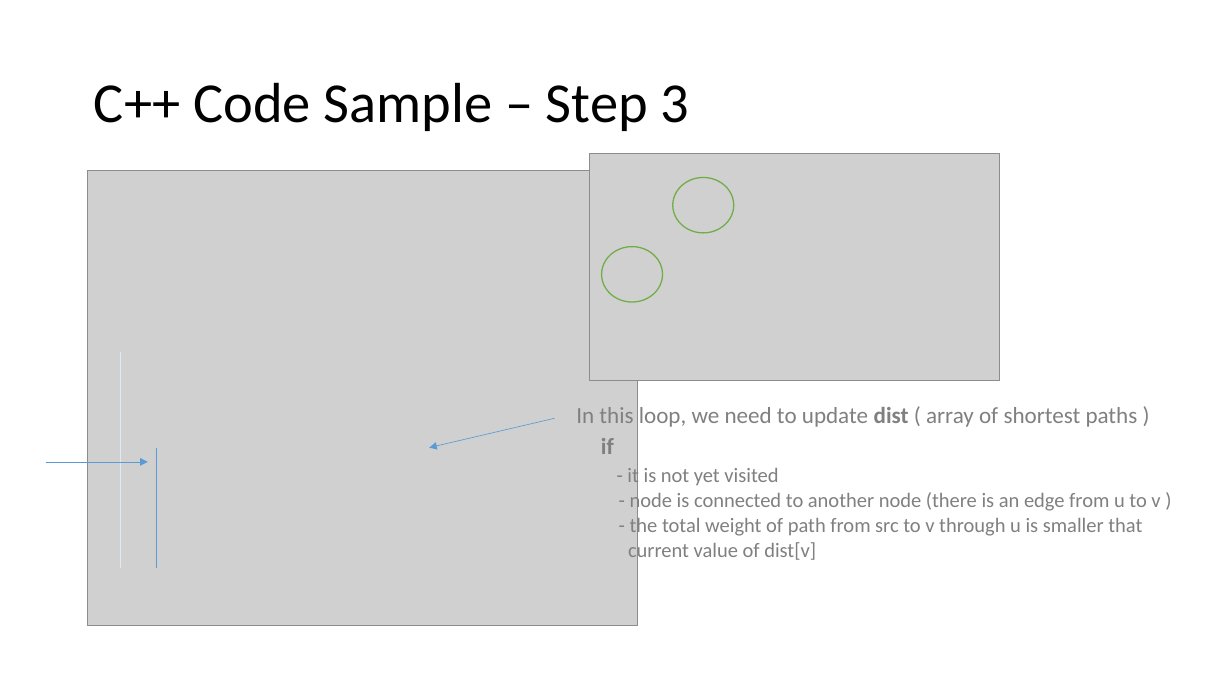
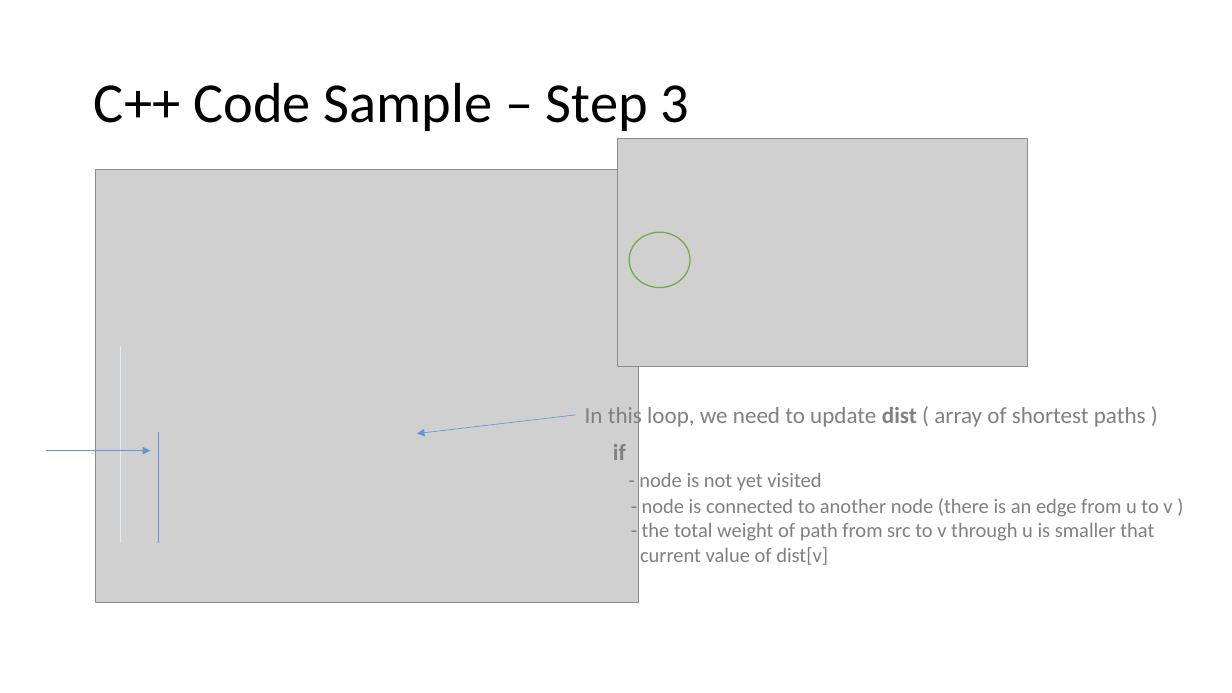
Before and after one commit to belavina/Assignment3_DSA, a slide deck: slide 19 of Assignment3_DSA.pptx (slide 14 before the commit). Drawn at 1232x693 pixels with LibreOffice and Linux fonts; fonts in the diff are those of the drawing; grey boxes stand for pictures. Boxes give left, top, right and bottom in pixels: in the first picture for what was removed or moved away, otherwise in the second. Text is boxed around its words. In the diff, an @@ line names an element or a change of style, - is before the commit and + after.

```diff
--- a/Assignment3_DSA.pptx
+++ b/Assignment3_DSA.pptx
@@ picture: place and size @@
-picture at box(590, 153, 1000, 381)
+picture at box(617, 139, 1028, 366)
@@ picture: place and size @@
-picture at box(87, 171, 637, 626)
+picture at box(95, 170, 639, 603)
@@ ellipse removed at box(673, 177, 734, 233) @@
@@ ellipse: place and size @@
-ellipse at box(602, 247, 663, 302)
+ellipse at box(629, 232, 690, 287)
@@ line moved from (121, 352) - (121, 567) to (121, 346) - (121, 543) @@
@@ arrow moved from (555, 419) - (430, 447) to (576, 415) - (417, 433) @@
@@ text "In this loop, we need ..." rewrapped from box(576, 407, 1138, 427) to box(585, 404, 1146, 430) @@
@@ line moved from (156, 447) - (156, 567) to (158, 433) - (158, 543) @@
@@ text "if": place and size @@
-text "if" at box(601, 438, 1160, 563)
+text "if" at box(613, 444, 1172, 565)
@@ arrow moved from (45, 462) - (148, 462) to (45, 451) - (151, 451) @@
@@ text at box(639, 473, 821, 490): text changed @@
-- it is not yet visited
+- node is not yet visited
```
Also in this commit, not shown: 8 other slides changed, 12 slides added.
